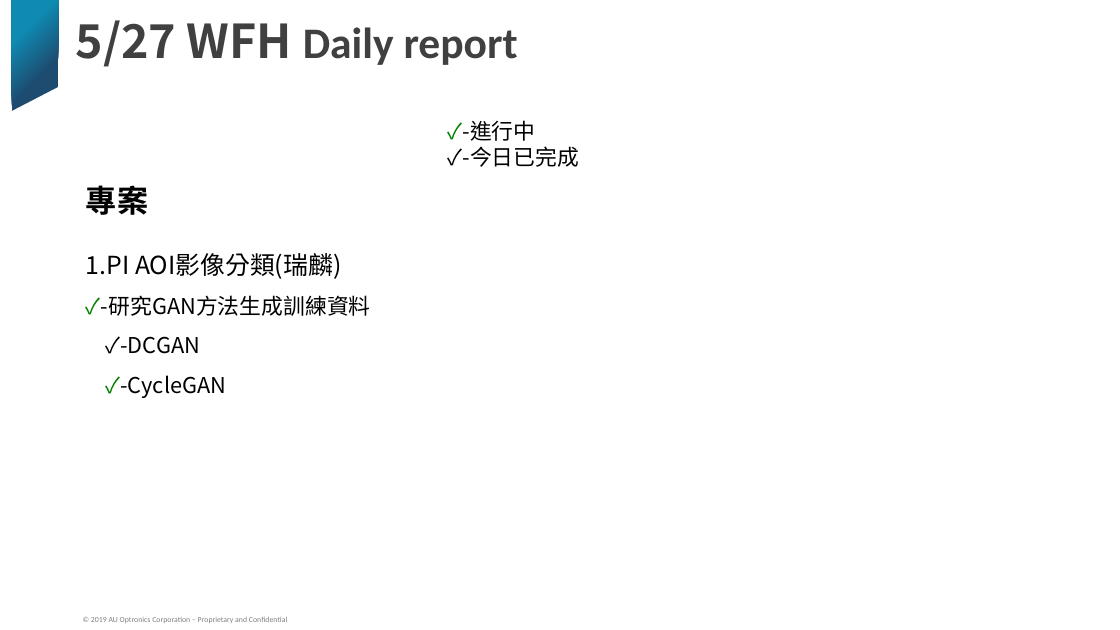
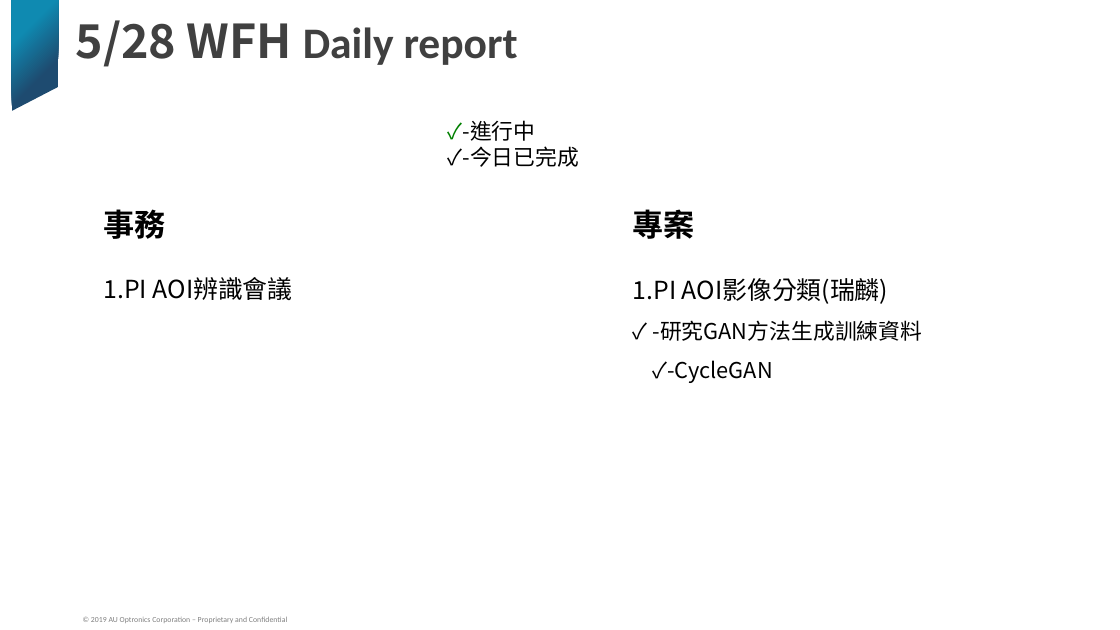
Before and after one commit to alicebook12220/yolov4_python, a slide deck: slide 1 of WFH進度報告_宗賢_20210524.pptx. Drawn at 1120x630 pixels with LibreOffice and Linux fonts; fonts in the diff are those of the drawing; background and template pictures are left out. Boxes give left, top, right and bottom in pixels: in the first picture for what was removed or moved away, otherwise in the second. Text is boxed around its words. In the diff, an @@ line names an element or a change of style, - is before the commit and + after.

```diff
--- a/WFH進度報告_宗賢_20210524.pptx
+++ b/WFH進度報告_宗賢_20210524.pptx
@@ text at bbox=[76, 20, 518, 67]: text changed @@
-5/27 WFH Daily report
+5/28 WFH Daily report
@@ text added at bbox=[104, 209, 166, 239], 20 pt, text #000000, bold @@
+事務
@@ text "專案": place and size @@
-text "專案" at bbox=[86, 185, 148, 215]
+text "專案" at bbox=[633, 209, 695, 239]
@@ text "1.PI AOI影像分類(瑞麟)": place and size @@
-text "1.PI AOI影像分類(瑞麟)" at bbox=[86, 253, 371, 398]
+text "1.PI AOI影像分類(瑞麟)" at bbox=[633, 278, 922, 383]
@@ text added at bbox=[104, 277, 293, 300], 16 pt, text #000000 @@
+1.PI AOI辨識會議
@@ text at bbox=[652, 320, 922, 341]: text changed @@
-✓-研究GAN方法生成訓練資料
-✓-DCGAN
+✓ -研究GAN方法生成訓練資料
@@ text at bbox=[652, 360, 773, 383]: text colour #008000 to #000000 in "✓-CycleGAN" @@
```
Also in this commit, not shown: 1 slide added.
